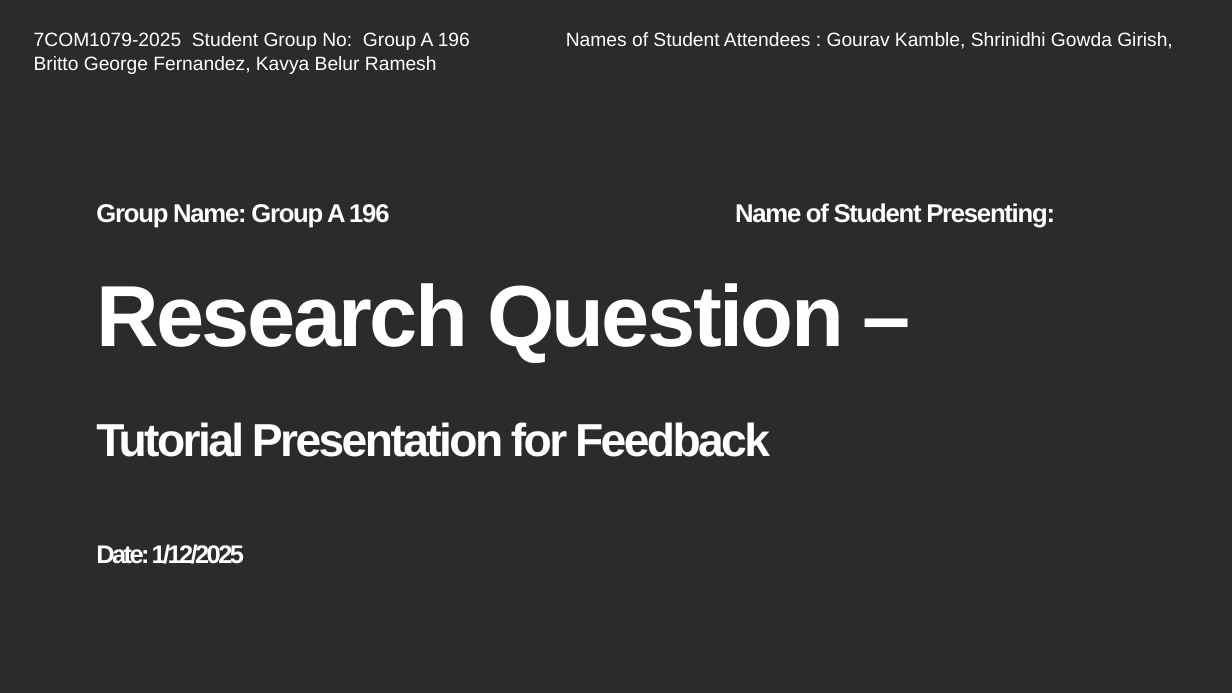
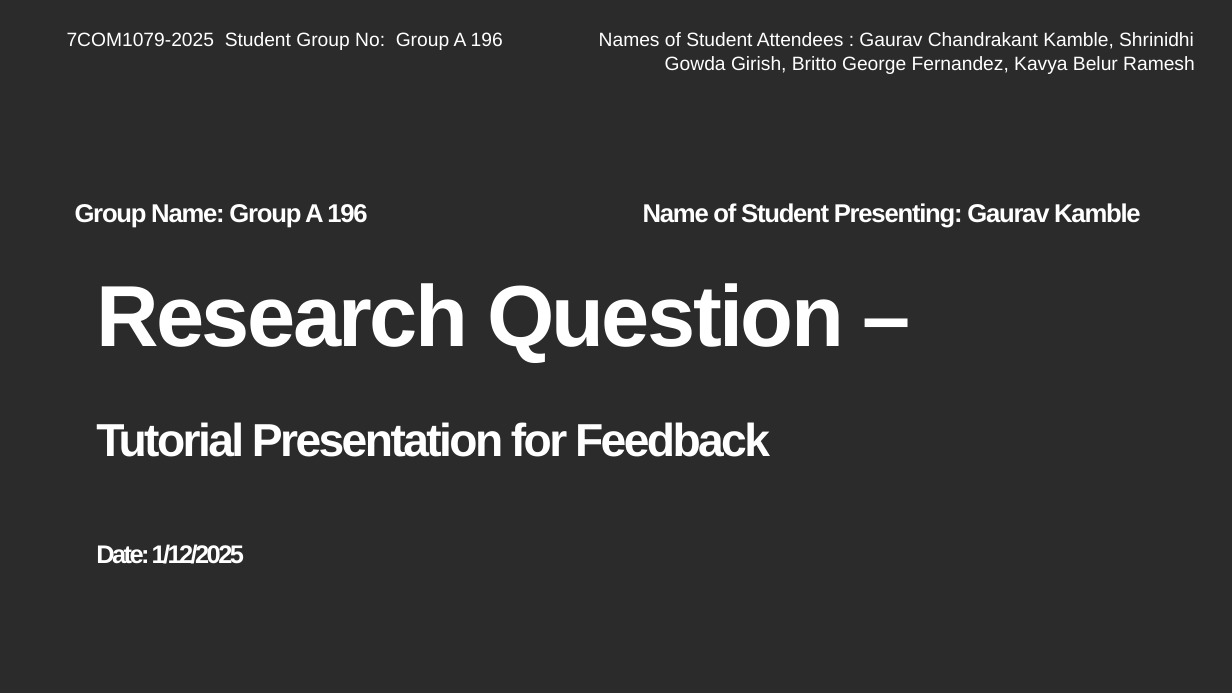
Before and after one commit to sg25acd/7COM1079-Group-A-196, a slide deck: slide 1 of research_question.ppt.pptx. Drawn at 1232x693 pixels with LibreOffice and Linux fonts; fonts in the diff are those of the drawing; background and template pictures are left out; a plain dark background stands for a picture behind light text. Boxes give left, top, right and bottom in pixels: in the first picture for what was removed or moved away, otherwise in the second. Text is boxed around its words. In the diff, an @@ line names an element or a change of style, - is before the commit and + after.

```diff
--- a/research_question.ppt.pptx
+++ b/research_question.ppt.pptx
@@ text at [67, 32, 1195, 74]: text changed @@
-7COM1079-2025 Student Group No: Group A 196 Names of Student Attendees : Gourav Kamble, Shrinidhi Gowda Girish, Britto George Fernandez, Kavya Belur Ramesh
+7COM1079-2025 Student Group No: Group A 196 Names of Student Attendees : Gaurav Chandrakant Kamble, Shrinidhi Gowda Girish, Britto George Fernandez, Kavya Belur Ramesh
@@ subtitle at [75, 203, 1141, 228]: text changed @@
-Group Name: Group A 196 Name of Student Presenting:
+Group Name: Group A 196 Name of Student Presenting: Gaurav Kamble
```
Also in this commit, not shown: 3 other slides changed, 2 other files.
